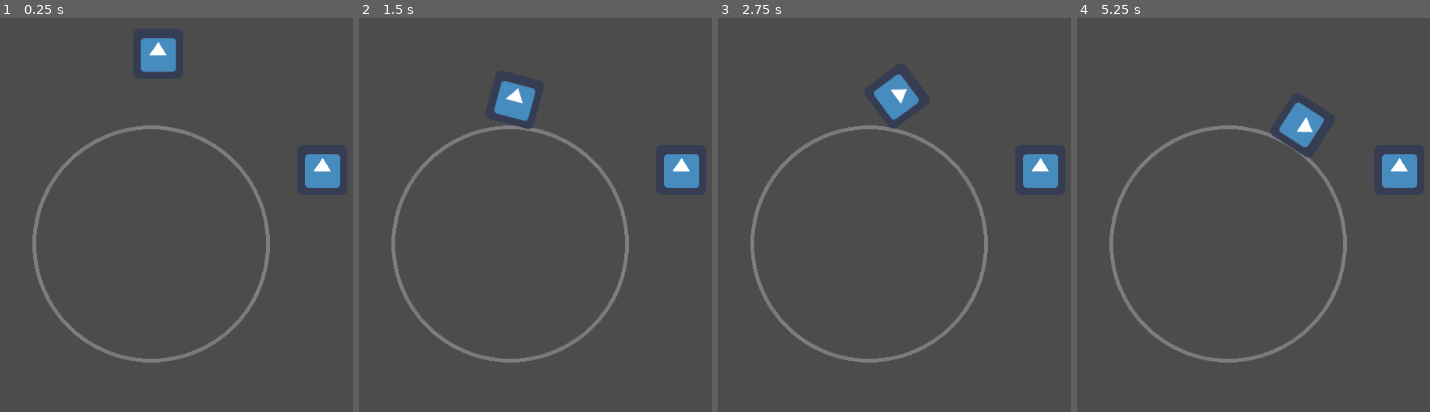
Above: before the commit, frames 1-4 (left to right).
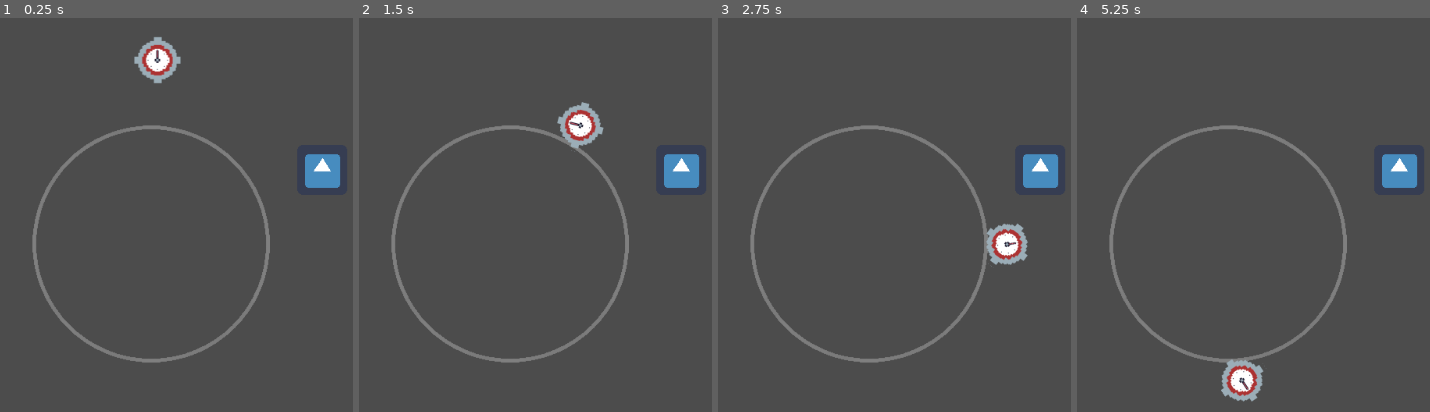
Above: after the commit, the same moments.

Repository: reginapramesti/ldjam51
Game: Godot game, scene res://Sprite.tscn
The game is run twice, just before and just after one commit, with the same random seed, the same clock (stepped at 60 frames per second) and the same inputs. The engine's default icon, where the game draws it, is replaced by a stand-in: a white triangle on a blue panel in a dark square.
Inputs (mouse positions are in pixels of both pictures, inside the frame that each line leads up to):
- Up to frame 1 (0.25 s): no input
- Up to frame 2 (1.5 s): move the mouse to (outside the picture) at 0.52 s; hold Right (ui_right) from 0.53 s (still down); tap Up (ui_up) at 0.77 s; move the mouse to (440, 274) at 1.27 s
- Up to frame 3 (2.75 s): tap Up (ui_up) at 1.52 s; move the mouse to (1039, 148) at 2.02 s; release Right (ui_right) at 2.03 s; hold Left (ui_left) from 2.03 s (still down)
- Up to frame 4 (5.25 s): move the mouse to (1278, 345) at 2.77 s; release Left (ui_left) at 2.78 s; hold Right (ui_right) 2.78-4.28 s; tap Up (ui_up) at 3.02, 3.77, 4.52 s; move the mouse to (outside the picture) at 3.52 s; move the mouse to (1077, 179) at 4.27 s; hold Left (ui_left) 4.28-5.03 s; move the mouse to (1359, 250) at 5.02 s; hold Right (ui_right) from 5.03 s (still down)

The runs differ from the first frame. In frame 1, 1.1% of the frame differs, in the area x 37-52%, y 4-17%; in frame 2, 1.9%; in frame 3, 1.9%; in frame 4, 2.0%, in the area x 40-70%, y 21-98%.

Commit message:
add clock animation and make collision circular

Diff:
--- a/Sprite.gd
+++ b/Sprite.gd
@@ -5,7 +5,7 @@
 const ROTATION_SPEED = 600
 
 var velocity = Vector2()
-var rng = RandomNumberGenerator.new()
+onready var anim = $AnimationPlayer
 
 func _input(event):
 	if event.is_action_pressed("ui_up") and is_on_floor():
@@ -25,6 +25,8 @@
 
 	move_and_slide(velocity, Vector2(0, -1))
 
+	anim.play("clock_ticking")
+
 
 
 func _on_Area2D_body_entered(body):
--- a/Sprite.tscn
+++ b/Sprite.tscn
@@ -1,8 +1,9 @@
-[gd_scene load_steps=18 format=2]
+[gd_scene load_steps=20 format=2]
 
 [ext_resource path="res://Sprite.gd" type="Script" id=1]
 [ext_resource path="res://icon.png" type="Texture" id=2]
 [ext_resource path="res://tilesheet.png" type="Texture" id=3]
+[ext_resource path="res://clock_sprites_64x64.png" type="Texture" id=4]
 [ext_resource path="res://circle.png" type="Texture" id=9]
 [ext_resource path="res://RigidBody2D.gd" type="Script" id=10]
 
@@ -71,11 +72,28 @@
 [sub_resource type="RectangleShape2D" id=7]
 extents = Vector2( 31, 31 )
 
+[sub_resource type="Animation" id=41]
+resource_name = "clock_ticking"
+length = 4.0
+loop = true
+tracks/0/type = "value"
+tracks/0/path = NodePath("RigidBody2D/Sprite:frame")
+tracks/0/interp = 1
+tracks/0/loop_wrap = true
+tracks/0/imported = false
+tracks/0/enabled = true
+tracks/0/keys = {
+"times": PoolRealArray( 0, 0.5, 1, 1.5, 2, 2.5, 3, 3.5 ),
+"transitions": PoolRealArray( 1, 1, 1, 1, 1, 1, 1, 1 ),
+"update": 1,
+"values": [ 0, 1, 2, 3, 4, 5, 6, 7 ]
+}
+
 [sub_resource type="CircleShape2D" id=25]
 radius = 150.0
 
-[sub_resource type="RectangleShape2D" id=37]
-extents = Vector2( 30, 31 )
+[sub_resource type="CircleShape2D" id=40]
+radius = 26.0192
 
 [sub_resource type="GDScript" id=38]
 script/source = "extends Area2D
@@ -108,6 +126,10 @@
 position = Vector2( 367, 211 )
 shape = SubResource( 7 )
 
+[node name="AnimationPlayer" type="AnimationPlayer" parent="KinematicBody2D"]
+root_node = NodePath("../..")
+anims/clock_ticking = SubResource( 41 )
+
 [node name="Circle" type="StaticBody2D" parent="."]
 
 [node name="Sprite" type="Sprite" parent="Circle"]
@@ -124,20 +146,24 @@
 script = ExtResource( 10 )
 
 [node name="Sprite" type="Sprite" parent="RigidBody2D"]
-texture = ExtResource( 2 )
+texture = ExtResource( 4 )
+hframes = 2
+vframes = 4
 
 [node name="CollisionShape2D" type="CollisionShape2D" parent="RigidBody2D"]
-shape = SubResource( 37 )
+position = Vector2( 0, 2 )
+shape = SubResource( 40 )
 
 [node name="Gravity" type="Area2D" parent="."]
 position = Vector2( 396, 291 )
 space_override = 1
 gravity_point = true
 gravity_vec = Vector2( 0, 0 )
-gravity = 249.322
+gravity = 474.79
 script = SubResource( 38 )
 
 [node name="CollisionShape2D" type="CollisionShape2D" parent="Gravity"]
+position = Vector2( -2, 4 )
 shape = SubResource( 39 )
 
 [node name="Area2D" type="Area2D" parent="."]
